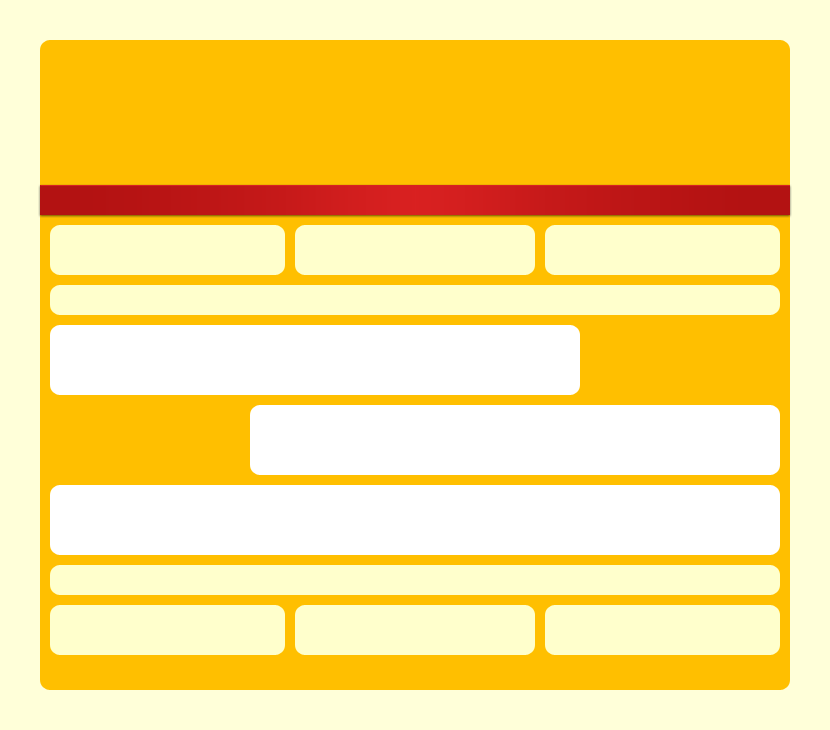
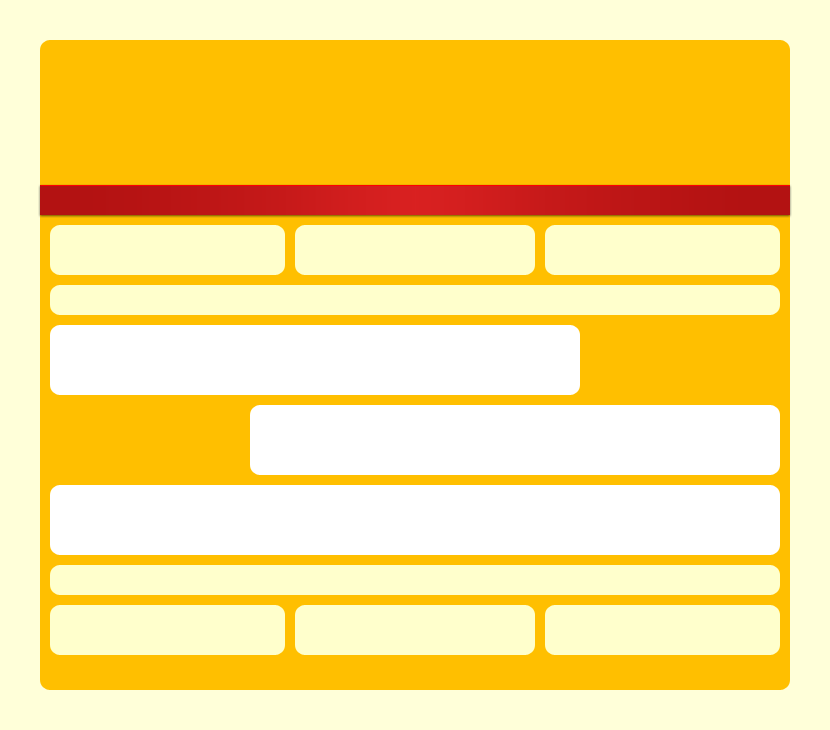
Layered file, before and after one edit (830 × 730). Changes by layer:
painted on "navbar stroke" over [40, 185, 790, 186]
